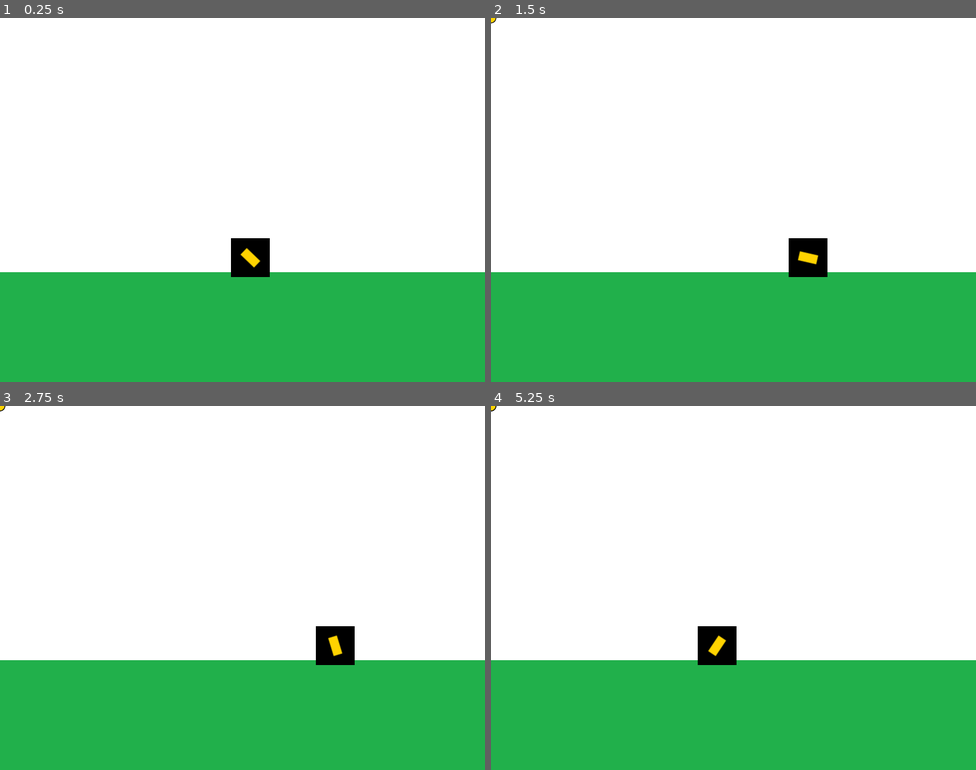
Above: before the commit, frames 1-4 (two rows, left to right).
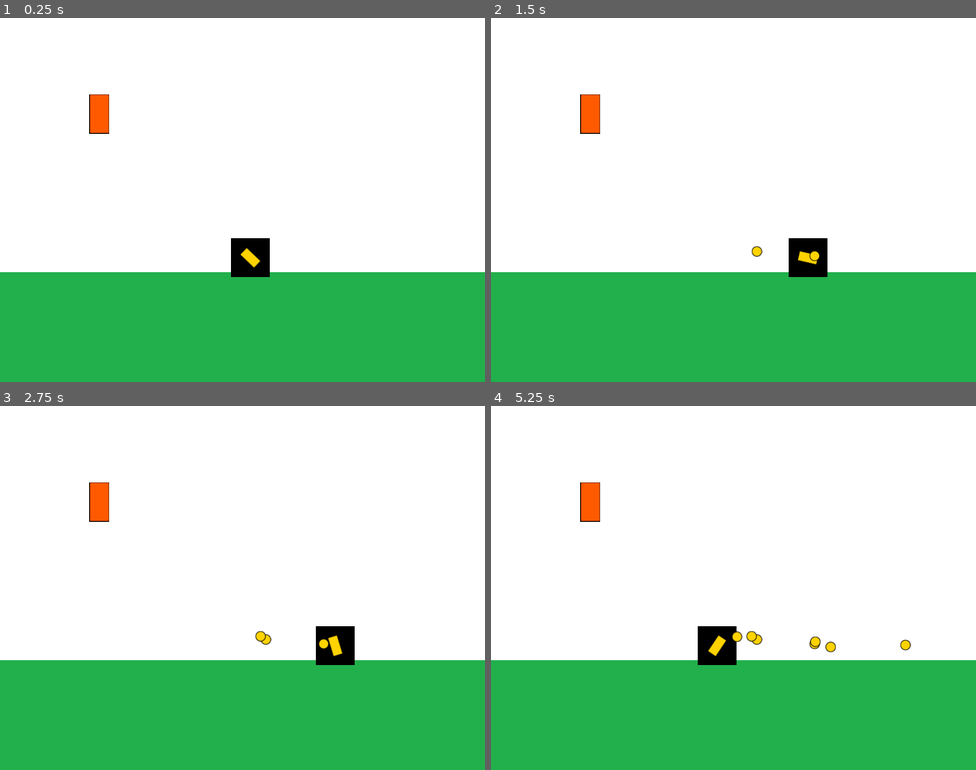
Above: after the commit, the same moments.

Repository: enadialopez/entregas-ipv-lopez-nadia
Game: Godot game, scene res://Main.tscn
Two runs of this game, one before a commit and one after it. Both use one fixed random seed, a clock stepped at 60 frames per second and the inputs below.
Inputs (mouse positions are in pixels of both pictures, inside the frame that each line leads up to):
- Up to frame 1 (0.25 s): no input
- Up to frame 2 (1.5 s): tap Enter at 0.5 s; move the mouse to (840, 181) at 0.52 s; hold D (move_right) 0.53-1.28 s; click (840, 181) at 0.6 s; move the mouse to (636, 218) at 1.27 s; hold A (move_left) from 1.28 s (still down); click (636, 218) at 1.35 s
- Up to frame 3 (2.75 s): move the mouse to (291, 507) at 2.02 s; release A (move_left) at 2.03 s; hold D (move_right) from 2.03 s (still down); click (291, 507) at 2.1 s
- Up to frame 4 (5.25 s): move the mouse to (709, 660) at 2.77 s; click (709, 660) at 2.85 s; move the mouse to (879, 642) at 3.52 s; release D (move_right) at 3.53 s; hold A (move_left) from 3.53 s (still down); click (879, 642) at 3.6 s; move the mouse to (588, 533) at 4.27 s; click (588, 533) at 4.35 s; move the mouse to (757, 588) at 5.02 s; click (757, 588) at 5.1 s

The runs differ from the first frame. In frame 1, 0.4% of the frame differs, in the area x 18-23%, y 21-32%; in frame 2, 0.5%; in frame 3, 0.6%; in frame 4, 0.8%, in the area x 0-87%, y 0-68%.
Error before the commit: Invalid get index 'global_position' (on base: 'null instance'). (res://entities/player/Cannon.gd:12)
Error after the commit: Invalid call. Nonexistent function 'set_value' in base 'Sprite (Torret.gd)'. (res://Main.gd:5)

Commit message:
juego completo con fallas

Diff:
--- a/entrega-4-nadia-lopez/begin/Main.gd
+++ b/entrega-4-nadia-lopez/begin/Main.gd
@@ -2,3 +2,4 @@
 
 func _ready():
 	$Player.set_projectile_container(self)
+	$Torret.set_value($Player,self)
--- a/entrega-4-nadia-lopez/begin/Main.tscn
+++ b/entrega-4-nadia-lopez/begin/Main.tscn
@@ -1,9 +1,10 @@
-[gd_scene load_steps=5 format=2]
+[gd_scene load_steps=6 format=2]
 
 [ext_resource path="res://entities/player/Player.tscn" type="PackedScene" id=1]
 [ext_resource path="res://assets/textures/background.png" type="Texture" id=2]
 [ext_resource path="res://assets/textures/floor.png" type="Texture" id=3]
 [ext_resource path="res://Main.gd" type="Script" id=4]
+[ext_resource path="res://entities/Torret.tscn" type="PackedScene" id=5]
 
 [node name="Main" type="Node"]
 script = ExtResource( 4 )
@@ -29,3 +30,5 @@
 
 [node name="Player" parent="." instance=ExtResource( 1 )]
 position = Vector2( 413.003, 395.272 )
+
+[node name="Torret" parent="." instance=ExtResource( 5 )]
--- a/entrega-4-nadia-lopez/begin/entities/AbstractProjectil.gd
+++ b/entrega-4-nadia-lopez/begin/entities/AbstractProjectil.gd
@@ -2,17 +2,24 @@
 
 class_name Projectil
 
+signal delete_requested(projectil)
+
 export (float) var speed
 
-var direction:Vector2
+var dir:Vector2
 
 func _ready():
 	set_physics_process(false)
 
 func set_starting_values(starting_position:Vector2, direction:Vector2):
 	global_position = starting_position
-	self.direction = direction
+	self.dir = direction
+	$Timer.start()
 	set_physics_process(true)
 
 func _physics_process(delta):
-	position.x += direction*speed*delta
+	position += dir*speed*delta
+
+
+func _on_Timer_timeout():
+	emit_signal("delete_requested", self)
--- /dev/null
+++ b/entrega-4-nadia-lopez/begin/entities/Torret.gd
@@ -0,0 +1,28 @@
+extends Sprite
+
+export (PackedScene) var projectile_scene:PackedScene
+
+onready var fire_position:Position2D = $FirePoition
+
+var projectile_container:Node
+
+var player
+
+func set_values(player, projectile_container):
+	self.player = player
+	self.projectile_container = projectile_container
+	$Timer.start()
+
+
+func _on_Timer_timeout():
+	fire()
+
+func fire():
+	var projectile:Projectil = projectile_scene.instance()
+	projectile_container.add_child(projectile)
+	projectile.set_starting_values(fire_position.global_position, (fire_position.global_position - global_position).normalized())
+	projectile.connect("delete_requested", self, "_en_projetile_delete_requested")
+
+func _on_projectile_delete_requested(projectile):
+	projectile.container.remove_child(projectile)
+	projectile.queue_free()
--- /dev/null
+++ b/entrega-4-nadia-lopez/begin/entities/Torret.tscn
@@ -0,0 +1,16 @@
+[gd_scene load_steps=3 format=2]
+
+[ext_resource path="res://assets/textures/turret.png" type="Texture" id=1]
+[ext_resource path="res://entities/Torret.gd" type="Script" id=2]
+
+[node name="Turret" type="Sprite"]
+position = Vector2( 164, 158 )
+texture = ExtResource( 1 )
+script = ExtResource( 2 )
+
+[node name="FirePosition" type="Position2D" parent="."]
+position = Vector2( -2, -29 )
+
+[node name="Timer" type="Timer" parent="."]
+
+[connection signal="timeout" from="Timer" to="." method="_on_Timer_timeout"]
--- a/entrega-4-nadia-lopez/begin/entities/player/Cannon.gd
+++ b/entrega-4-nadia-lopez/begin/entities/player/Cannon.gd
@@ -9,4 +9,5 @@
 func fire():
 	var projectile_instance:Projectil = projectile_scene.instance()
 	projectile_container.add_child(projectile_instance)
-	projectile_instance.set_starting_values(fire_position.global_position, fire_position.global_position - global_position).normalized()
+	projectile_instance.set_starting_values(fire_position.global_position, (fire_position.global_position - global_position).normalized())
+	projectile_instance.connect("delete_requested", self, "_en_projetile_delete_requested")
--- a/entrega-4-nadia-lopez/begin/entities/player/Player.gd
+++ b/entrega-4-nadia-lopez/begin/entities/player/Player.gd
@@ -19,4 +19,4 @@
 	if Input.is_action_just_pressed("fire"):
 		cannon.fire()
 
-	position.x += direction_optimized * speed * delta
+	position.x += direction_optimized*speed*delta
--- a/entrega-4-nadia-lopez/begin/entities/player/Player.tscn
+++ b/entrega-4-nadia-lopez/begin/entities/player/Player.tscn
@@ -16,5 +16,5 @@
 script = ExtResource( 4 )
 projectile_scene = ExtResource( 5 )
 
-[node name="FirePosition" type="Position2D" parent="."]
+[node name="FirePosition" type="Position2D" parent="Cannon"]
 position = Vector2( 16.0635, -0.165405 )
--- a/entrega-4-nadia-lopez/begin/entities/player/Projectil.tscn
+++ b/entrega-4-nadia-lopez/begin/entities/player/Projectil.tscn
@@ -5,3 +5,8 @@
 
 [node name="Projectil" instance=ExtResource( 1 )]
 texture = ExtResource( 2 )
+
+[node name="Timer" type="Timer" parent="." index="0"]
+one_shot = true
+
+[connection signal="timeout" from="Timer" to="." method="_on_Timer_timeout"]
--- /dev/null
+++ b/entrega-4-nadia-lopez/begin/entities/player/Torret.tscn
@@ -0,0 +1,9 @@
+[gd_scene load_steps=3 format=2]
+
+[ext_resource path="res://assets/textures/proyectile_turret.png" type="Texture" id=1]
+[ext_resource path="res://entities/AbstractProjectil.tscn" type="PackedScene" id=2]
+
+[node name="Projectil" instance=ExtResource( 2 )]
+texture = ExtResource( 1 )
+
+[node name="Timer" type="Timer" parent="." index="0"]
Not shown, changed: entrega-4-nadia-lopez/begin/assets/textures/background.png.import
Not shown, changed: entrega-4-nadia-lopez/begin/assets/textures/cannon.png.import
Not shown, changed: entrega-4-nadia-lopez/begin/assets/textures/floor.png.import
Not shown, changed: entrega-4-nadia-lopez/begin/assets/textures/player.png.import
Not shown, changed: entrega-4-nadia-lopez/begin/assets/textures/proyectile_player.png.import
Not shown, changed: entrega-4-nadia-lopez/begin/assets/textures/proyectile_turret.png.import
Not shown, changed: entrega-4-nadia-lopez/begin/assets/textures/turret.png.import
Not shown, changed: entrega-4-nadia-lopez/begin/icon.png.import
